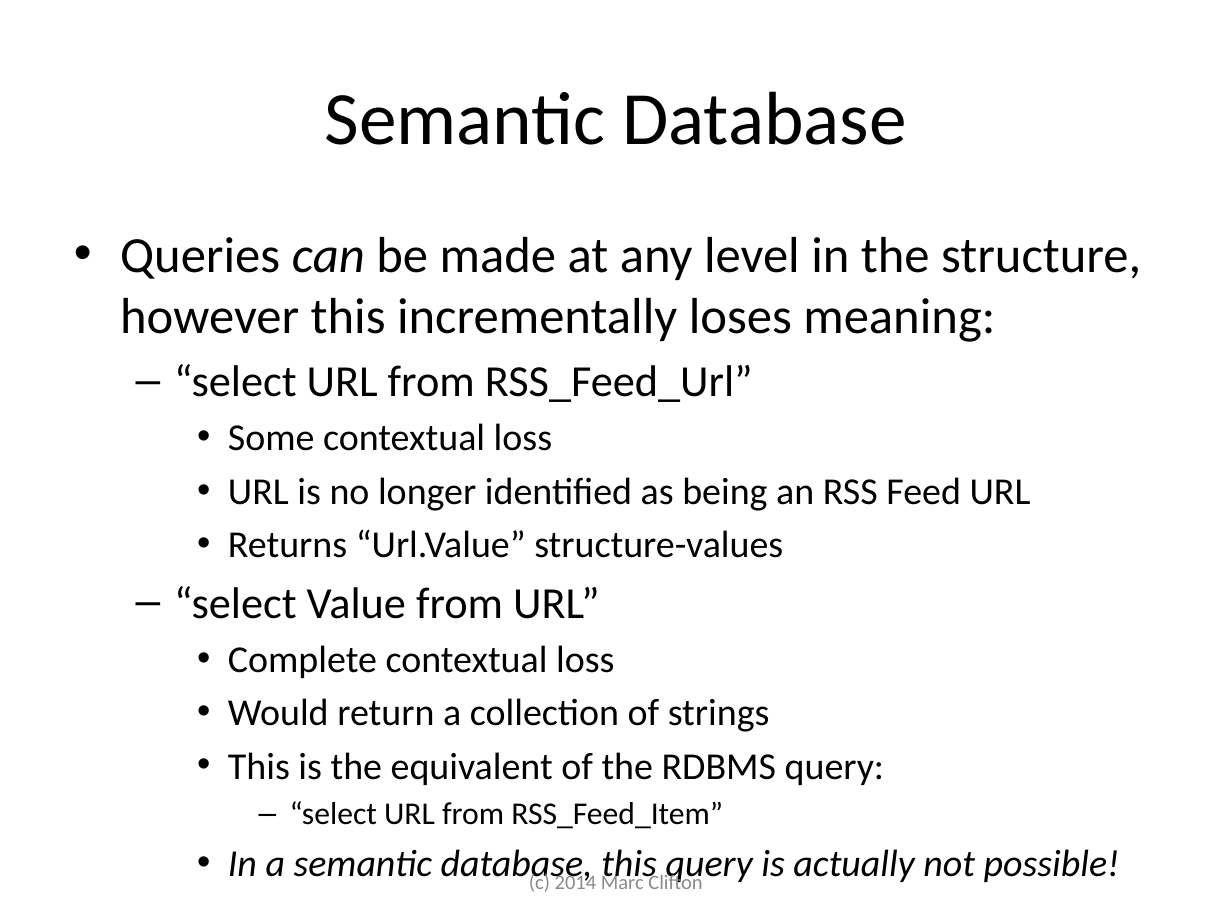
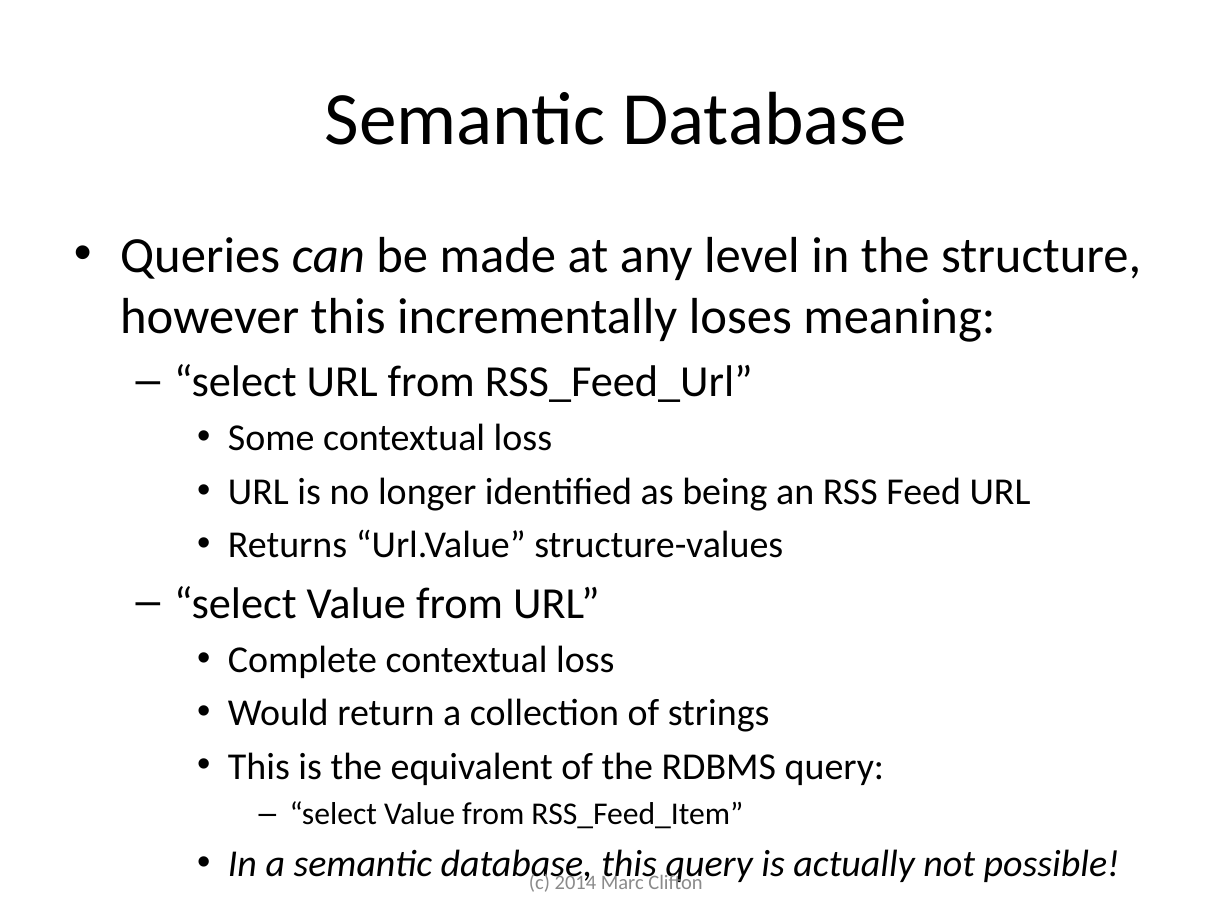
Before and after one commit to cliftonm/HOPE, a slide deck: slide 12 of Articles/semantic database slide show.pptx. Drawn at 1232x924 pixels with LibreOffice and Linux fonts; fonts in the diff are those of the drawing. Boxes give left, top, right and bottom in pixels: in the first picture for what was removed or moved away, otherwise in the second. Text is boxed around its words. In the diff, an @@ line names an element or a change of style, - is before the commit and + after.

```diff
--- a/Articles/semantic database slide show.pptx
+++ b/Articles/semantic database slide show.pptx
@@ text at [290, 801, 743, 829]: text changed @@
-      – “select URL from RSS_Feed_Item”
+      – “select Value from RSS_Feed_Item”
```
Also in this commit, not shown: 1 other slide changed, 3 other files.
